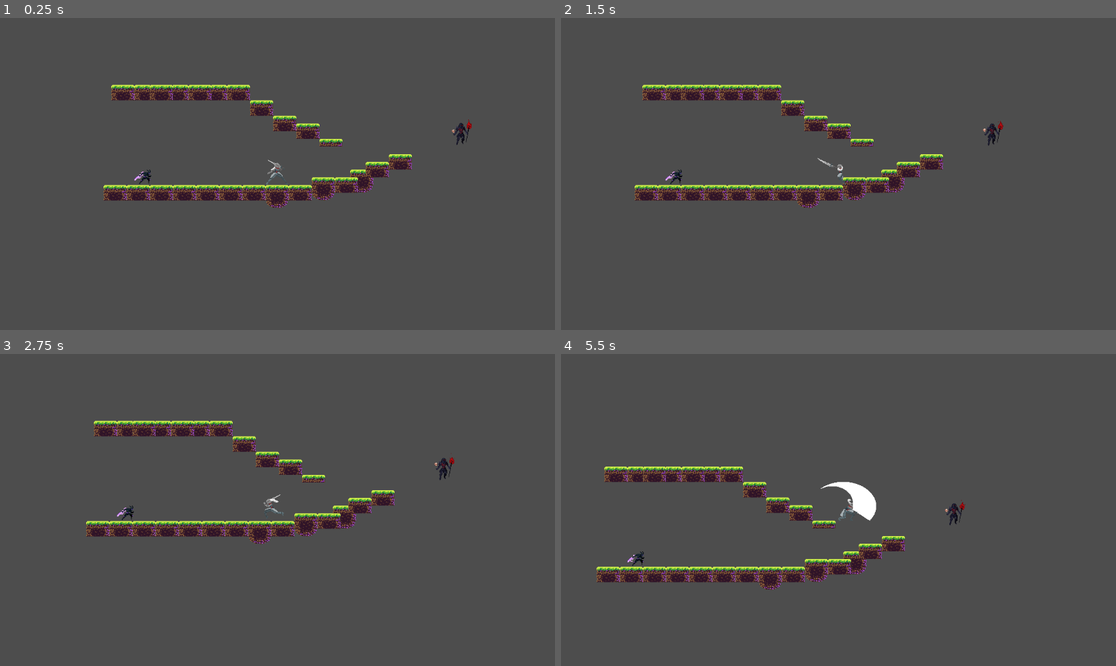
Above: before the commit, frames 1-4 (two rows, left to right).
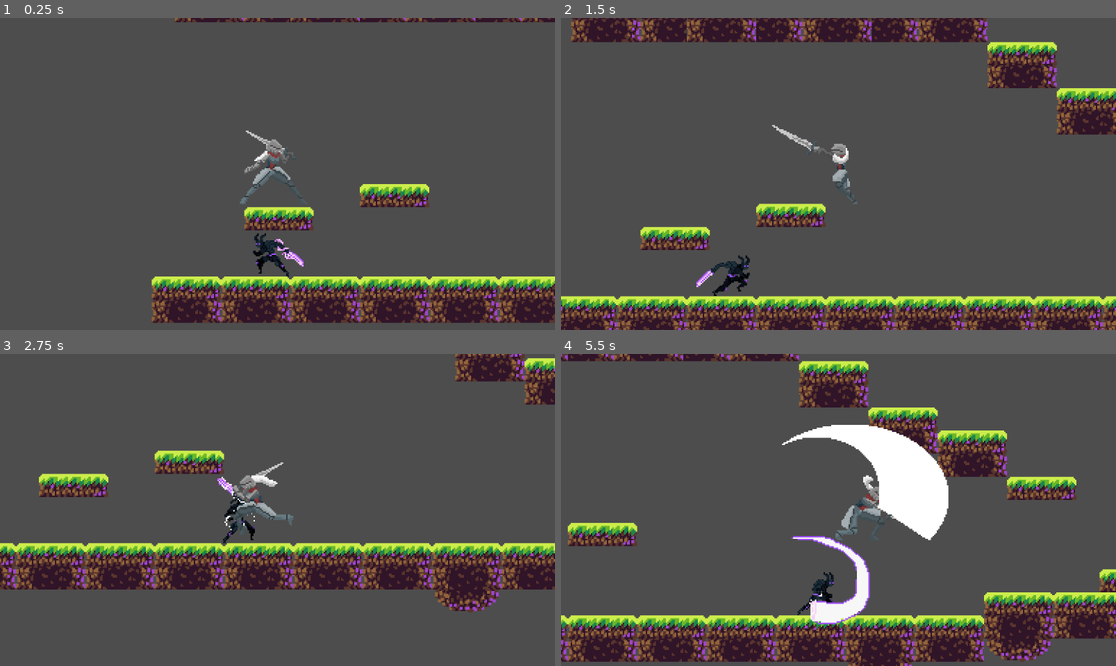
Above: after the commit, the same moments.

Repository: Drake3001/2D-Godot-Project-
Game: Godot game, scene res://levels/level1.tscn
The game is run twice, just before and just after one commit, with the same random seed, the same clock (stepped at 60 frames per second) and the same inputs.
Inputs (mouse positions are in pixels of both pictures, inside the frame that each line leads up to):
- Up to frame 1 (0.25 s): no input
- Up to frame 2 (1.5 s): move the mouse to (960, 158) at 0.52 s; hold D (move_right) from 0.53 s (still down); click (960, 158) at 0.6 s; tap Space (jump) at 0.77, 1.07 s; right-click (960, 158) at 0.8 s; move the mouse to (727, 189) at 1.27 s; right-click (727, 189) at 1.35 s
- Up to frame 3 (2.75 s): tap Space (jump) at 1.52, 1.55, 1.82, 2.1 s; move the mouse to (333, 441) at 2.02 s; release D (move_right) at 2.03 s; hold A (move_left) from 2.03 s (still down); click (333, 441) at 2.3 s
- Up to frame 4 (5.5 s): move the mouse to (810, 572) at 2.77 s; release A (move_left) at 2.78 s; hold D (move_right) 2.78-4.28 s; click (810, 572) at 2.85 s; tap Space (jump) at 3.02, 3.32, 3.77, 3.8, 4.07, 4.52, 4.82 s; right-click (810, 572) at 3.05 s; move the mouse to (1005, 556) at 3.52 s; right-click (1005, 556) at 3.6 s; move the mouse to (672, 463) at 4.27 s; hold A (move_left) 4.28-5.03 s; click (672, 463) at 4.35 s; move the mouse to (866, 510) at 5.02 s; hold D (move_right) from 5.03 s (still down); right-click (866, 510) at 5.1 s

The runs differ from the first frame. In frame 1, 19% of the frame differs, in the area x 18-100%, y 0-98%; in frame 2, 28%; in frame 3, 25%; in frame 4, 34%, in the area x 0-100%, y 0-100%.

Commit message:
Fixed enemy tracking logic improved player const file

Diff:
--- a/entity/nightborne_enemy/const_nighborne.gd
+++ b/entity/nightborne_enemy/const_nighborne.gd
@@ -11,6 +11,6 @@
 }
 
 
-const SPEED=50
-const ATTACK_RANGE=40
-const MAX_HEIGHT_DIFF=50
+const SPEED=100
+const ATTACK_RANGE=50
+const MAX_HEIGHT_DIFF=40
--- a/entity/nightborne_enemy/nightborne1.tscn
+++ b/entity/nightborne_enemy/nightborne1.tscn
@@ -388,7 +388,7 @@
 
 [node name="CollisionShape2D" type="CollisionShape2D" parent="PlayerDetector"]
 shape = SubResource("RectangleShape2D_jxu30")
-debug_color = Color(0.55531, 0.525945, 0.546092, 0.42)
+debug_color = Color(0.882353, 0.294118, 0.431373, 0.231373)
 script = SubResource("GDScript_jxu30")
 
 [node name="EnemyMovement" type="Node" parent="."]
--- a/entity/nightborne_enemy/nightborne_1.gd
+++ b/entity/nightborne_enemy/nightborne_1.gd
@@ -20,7 +20,7 @@
 	animation_player.animation_finished.connect(animation_finished)
 
 func update_direction(direction):
-	facing_direction=direction
+	facing_direction = direction
 	animation_player.change_direction(facing_direction)
 
 func update_activity(body):
@@ -36,7 +36,6 @@
 		var self_position=global_position
 		update_state(player_position, self_position)
 		movement_component.update_movement(player_body.global_position.x, global_position.x)
-		print(current_state)
 		move_and_slide()
 	else:
 		change_state(Const.StateENM.IDLE)
@@ -44,20 +43,25 @@
 func update_state(player_pos: Vector2, self_pos: Vector2):
 	if is_attacking==true:
 		return
-	if  abs(player_pos.x - self_pos.x )<Const.ATTACK_RANGE and (player_pos.y - self_pos.y)<Const.MAX_HEIGHT_DIFF:
-		movement_component.disable_movement()
-		change_state(Const.StateENM.ATTACK)
+	if abs(player_pos.x - self_pos.x)<Const.ATTACK_RANGE:
+		if abs(player_pos.y-self_pos.y)<Const.MAX_HEIGHT_DIFF:
+			movement_component.disable_movement()
+			change_state(Const.StateENM.ATTACK)
+			is_attacking=true
+		else:
+			change_state(Const.StateENM.IDLE)
 	else:
 		movement_component.enable_movement()
 		change_state(Const.StateENM.RUNNING)
 
 
 func change_state(state: Const.StateENM):
+	if state==Const.StateENM.IDLE:
+		movement_component.disable_movement()
 	animation_player.play_animation(state)
 	previous_state=current_state
 	current_state=state
 
 
 func animation_finished():
-	print("koniec_animacji")
 	is_attacking=false
--- a/entity/player_char1/const_player.gd
+++ b/entity/player_char1/const_player.gd
@@ -1,4 +1,15 @@
 
+enum State{
+	IDLE,
+	RUNNING,
+	ATTACK,
+	ATTACK2,
+	JUMP,
+	FALLING,
+	DEAD
+}
+enum Direction{LEFT=-1,
+RIGHT=1 }
 
 const SPEED = 200.0
 const JUMP_VELOCITY = -400.0
--- a/entity/player_char1/player.gd
+++ b/entity/player_char1/player.gd
@@ -1,15 +1,4 @@
 extends CharacterBody2D
-enum State{
-	IDLE,
-	RUNNING,
-	ATTACK,
-	ATTACK2,
-	JUMP,
-	FALLING,
-	DEAD
-}
-enum Direction{LEFT=-1,
-RIGHT=1 }
 
 const Const = preload("res://entity/player_char1/const_player.gd")
 
@@ -20,15 +9,14 @@
 @onready var combat_handler= $CombatHandler
 
 
-var current_state= State.IDLE
-var previous_state= State.IDLE
+var current_state= Const.State.IDLE
+var previous_state= Const.State.IDLE
 var jump_pressed = false
 var attack_pressed = false
 var is_attacking=false
 var facing_direction= 0
 
 func _ready():
-	#enter_state(State.IDLE)
 	input_handler.jump_pressed.connect(on_jump)
 	input_handler.move_input.connect(movement_component.handle_move)
 	input_handler.move_input.connect(on_move_input)
@@ -40,7 +28,7 @@
 func on_jump():
 	if is_on_floor():
 		movement_component.handle_jump()
-		change_state(State.JUMP)
+		change_state(Const.State.JUMP)
 
 func on_move_input(direction):
 	if direction!= facing_direction:
@@ -55,9 +43,9 @@
 		is_attacking = true
 		movement_component.swap_move_speed(Const.ATTACKING_MS)
 		if id == 1:
-			change_state(State.ATTACK)
+			change_state(Const.State.ATTACK)
 		elif id == 2:
-			change_state(State.ATTACK2)
+			change_state(Const.State.ATTACK2)
 
 func _physics_process(delta):
 	update_state()
@@ -71,41 +59,41 @@
 		animation_player.play_animation(current_state)
 
 func update_state():
-	if current_state==State.DEAD:
+	if current_state==Const.State.DEAD:
 		return
 
 	if is_attacking:
-		if current_state != State.ATTACK and current_state != State.ATTACK2:
+		if current_state != Const.State.ATTACK and current_state != Const.State.ATTACK2:
 			call_deferred("reset_attacking")
 		return
 
 
 	if not is_on_floor():
 		if velocity.y>0:
-			change_state(State.FALLING)
+			change_state(Const.State.FALLING)
 		else:
-			change_state(State.JUMP)
+			change_state(Const.State.JUMP)
 		return
 
 
 
 	if abs(facing_direction) > 0:
-		change_state(State.RUNNING)
+		change_state(Const.State.RUNNING)
 	else:
-		change_state(State.IDLE)
+		change_state(Const.State.IDLE)
 
 
 func print_state():
 	match current_state:
-		State.IDLE: print("idle")
-		State.ATTACK: print("attack")
-		State.ATTACK2: print("attack2")
-		State.JUMP: print("jump")
-		State.FALLING: print("falling")
-		State.RUNNING: print("walk")
+		Const.State.IDLE: print("idle")
+		Const.State.ATTACK: print("attack")
+		Const.State.ATTACK2: print("attack2")
+		Const.State.JUMP: print("jump")
+		Const.State.FALLING: print("falling")
+		Const.State.RUNNING: print("walk")
 
 func on_animation_finished():
-	if current_state == State.ATTACK or current_state == State.ATTACK2:
+	if current_state == Const.State.ATTACK or current_state == Const.State.ATTACK2:
 		#is_attacking = false
 		call_deferred("reset_attacking")
 
--- a/entity/player_char1/player.tscn
+++ b/entity/player_char1/player.tscn
@@ -443,9 +443,12 @@
 script = ExtResource("1_3hik6")
 
 [node name="AnimatedSprite2D" type="AnimatedSprite2D" parent="."]
+position = Vector2(-2, -1)
 sprite_frames = SubResource("SpriteFrames_jvlau")
-animation = &"attack2"
+animation = &"walk"
 autoplay = "idle"
+frame = 4
+frame_progress = 0.573889
 script = ExtResource("10_s00fh")
 
 [node name="timer_attack1" type="Timer" parent="AnimatedSprite2D"]
--- a/levels/level1.tscn
+++ b/levels/level1.tscn
@@ -345,20 +345,21 @@
 
 [node name="Player" parent="." groups=["Player"] instance=ExtResource("1_sjb42")]
 z_index = 1
-position = Vector2(0, -12)
+position = Vector2(-274, -60)
 
 [node name="Camera2D" type="Camera2D" parent="Player"]
 position = Vector2(7, 2)
+zoom = Vector2(3, 3)
 
 [node name="TileMap" type="TileMap" parent="."]
 position = Vector2(-2, 1)
 tile_set = SubResource("TileSet_ua5ty")
 format = 2
 layer_0/name = "mid"
-layer_0/tile_data = PackedInt32Array(131071, 0, 0, 196607, 0 …(2462 unchanged characters)… 0, -327673, 65536, 0, -327672, 131072, 0)
+layer_0/tile_data = PackedInt32Array(131071, 0, 0, 196607, 0 …(2462 unchanged characters)… 0, -327673, 65536, 0, -327672, 131072, 0, -65554, 0, 0, -65553, 65536, 0, -65552, 131072, 0, -131085, 0, 0, -131084, 65536, 0, -131083, 131072, 0)
 
 [node name="Nightborne1" parent="." instance=ExtResource("4_ua5ty")]
-position = Vector2(-269, -9)
+position = Vector2(-270, -6)
 
 [node name="NecromancerEnemy" parent="." instance=ExtResource("5_61w3m")]
 position = Vector2(387, -116)
